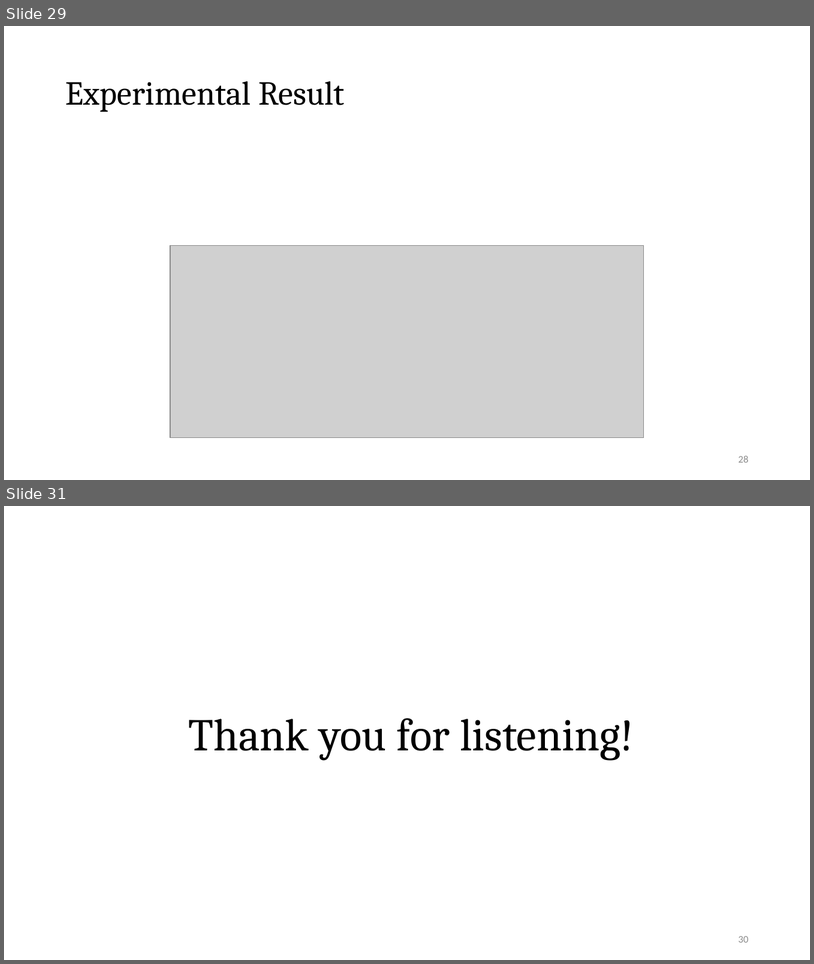
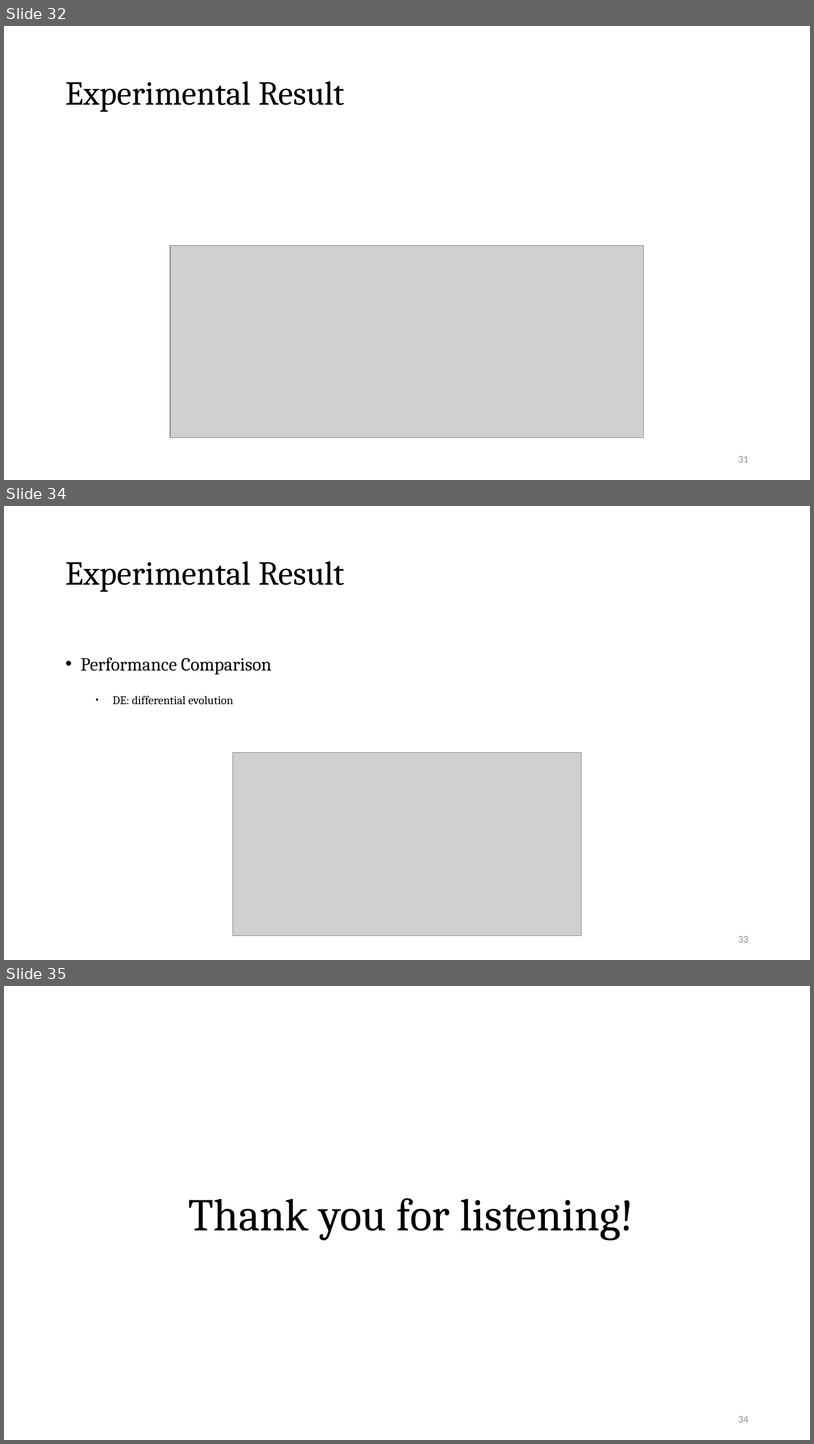
Before and after one commit to Pacific-Feng-Studuies/Studied-Papers, a slide deck: DAC2024/MOGA-CmpCNN/MOGA-CmpCNN A Multi-Objective Genetic Algorithm Intergrated with CmpCNN Model for CMP-Aware Metal Fill.pptx. Shown one above the other, each under a label of ours: slides 29 and 31 before the commit, slides 32, 34 and 35 after it; the slides between them are not shown. The pictures are 814x964 and 814x1444 pixels, drawn with LibreOffice and Linux fonts; fonts in the diff are those of the drawing; grey boxes stand for pictures. Boxes give left, top, right and bottom in pixels: in the first picture for what was removed or moved away, otherwise in the second. Text is boxed around its words. In the diff, an @@ line names an element or a change of style, - is before the commit and + after.

```diff
--- a/DAC2024/MOGA-CmpCNN/MOGA-CmpCNN A Multi-Objective Genetic Algorithm Intergrated with CmpCNN Model for CMP-Aware Metal Fill.pptx
+++ b/DAC2024/MOGA-CmpCNN/MOGA-CmpCNN A Multi-Objective Genetic Algorithm Intergrated with CmpCNN Model for CMP-Aware Metal Fill.pptx
@@ slide 34 added at <box>4,506,810,960</box>, background #FFFFFF @@
@@ title added at <box>65,561,345,592</box>, 40 pt, text #000000 @@
+Experimental Result
@@ text added at <box>81,657,272,705</box>, 14 pt, text #000000 @@
+• Performance Comparison
+  • DE: differential evolution
@@ picture added at <box>233,752,582,936</box> @@
@@ page number added at <box>738,936,749,942</box>, 12 pt, text #8C8C8C @@
+33
@@ what was slide 29 is now slide 32 @@
@@ page number at <box>738,456,749,462</box>: text changed @@
-28
+31
@@ what was slide 31 is now slide 35 @@
@@ page number at <box>738,1416,749,1422</box>: text changed @@
-30
+34
```
Also in this commit, not shown: 6 slides changed, 4 other slides added, 1 slide removed, 1 other file.
